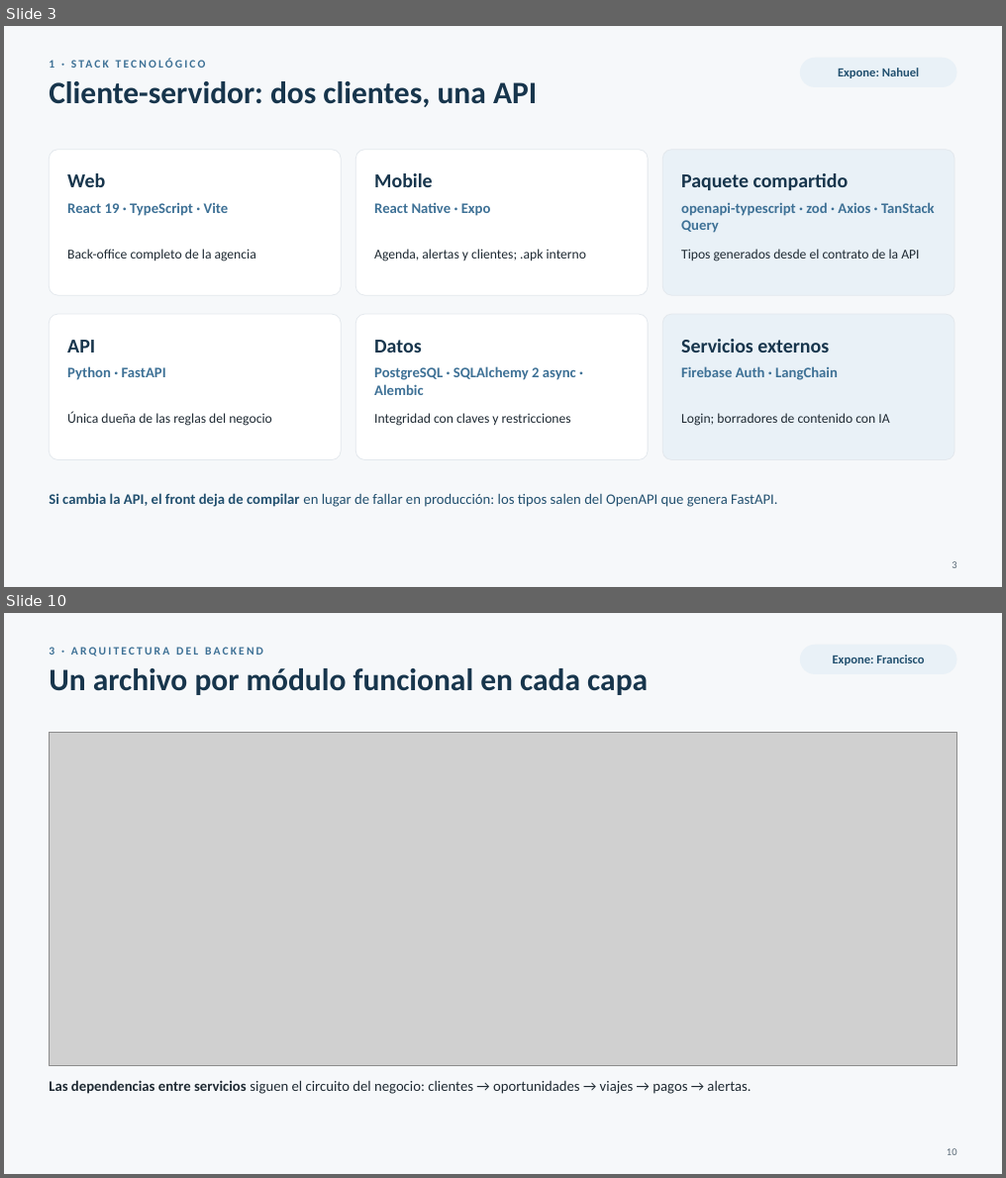
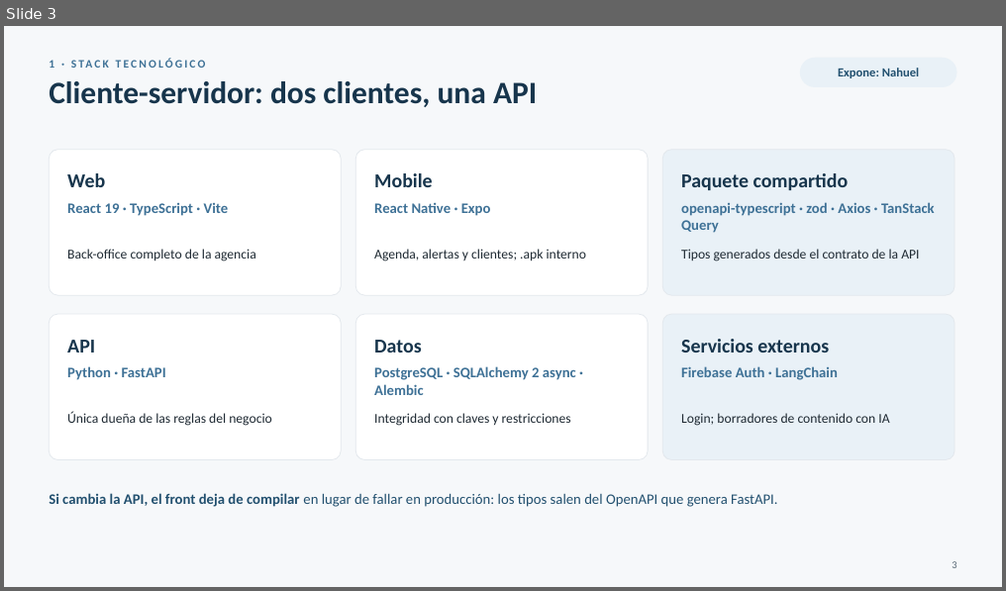
Before and after one commit to FranLuciano04/Vault-Rumbo, a slide deck: 07-Entregables/Video IA/Rumbo — parte técnica (presentación).pptx. Shown one above the other, each under a label of ours: slides 3 and 10 before the commit, slide 3 after it; the slides between them are not shown. The pictures are 1006x1178 and 1006x591 pixels, drawn with LibreOffice and Linux fonts; fonts in the diff are those of the drawing; grey boxes stand for pictures. Boxes give left, top, right and bottom in pixels: in the first picture for what was removed or moved away, otherwise in the second. Text is boxed around its words. In the diff, an @@ line names an element or a change of style, - is before the commit and + after.

```diff
--- a/07-Entregables/Video IA/Rumbo — parte técnica (presentación).pptx
+++ b/07-Entregables/Video IA/Rumbo — parte técnica (presentación).pptx
@@ slide 10 removed at [4, 613, 1002, 1174], background #F6F8FA @@
@@ text removed at [49, 647, 263, 657] @@
-3 · ARQUITECTURA DEL BACKEND
@@ text removed at [49, 668, 648, 695] @@
-Un archivo por módulo funcional en cada capa
@@ rounded rectangle removed at [800, 645, 957, 674] @@
@@ text removed at [833, 655, 924, 665] @@
-Expone: Francisco
@@ picture removed at [49, 733, 957, 1066] @@
@@ text removed at [49, 1080, 750, 1094] @@
-Las dependencias entre servicios siguen el circuito del negocio: clientes → oportunidades → viajes → pagos → alertas.
@@ text removed at [946, 1149, 957, 1156] @@
-10
```
Also in this commit, not shown: 9 slides changed, 3 slides added, 7 other slides removed, 3 other files.
